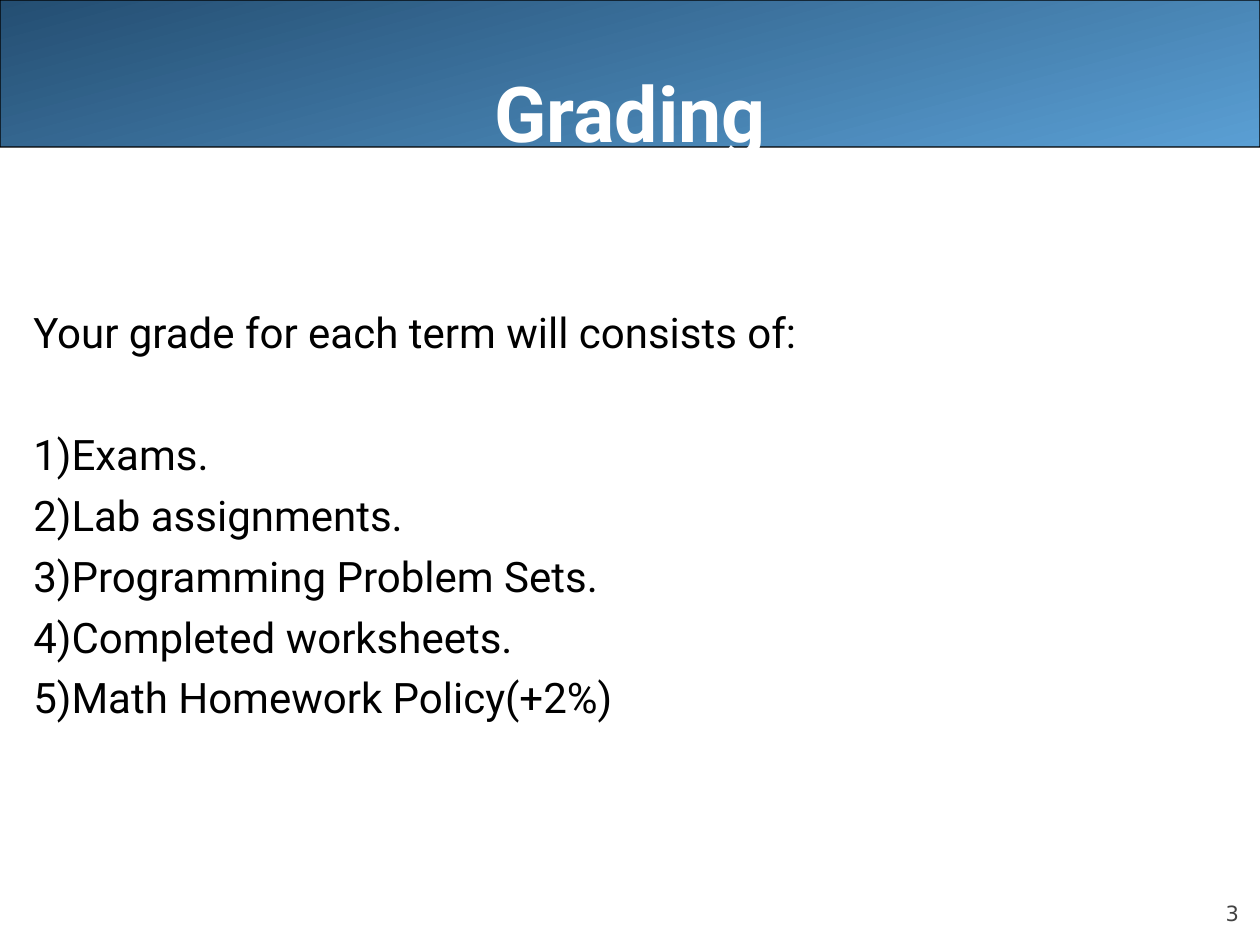
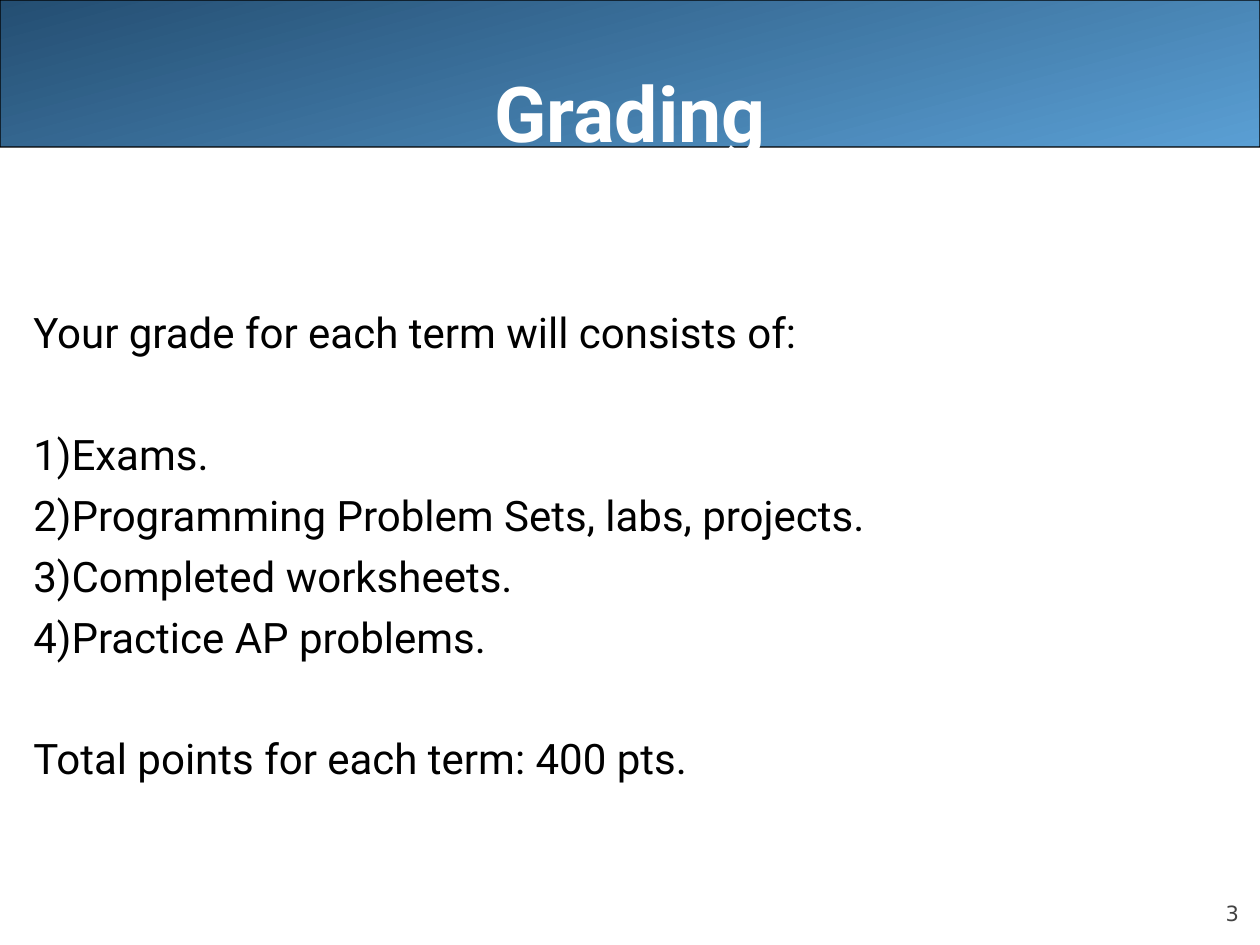
Before and after one commit to LongBaoNguyen/longbaonguyen.github.io, a slide deck: slide 3 of courses/apcsp/lecture0_Intro.ppt. Drawn at 1260x945 pixels with LibreOffice and Linux fonts; fonts in the diff are those of the drawing. Boxes give left, top, right and bottom in pixels: in the first picture for what was removed or moved away, otherwise in the second. Text is boxed around its words. In the diff, an @@ line names an element or a change of style, - is before the commit and + after.

```diff
--- a/courses/apcsp/lecture0_Intro.ppt
+++ b/courses/apcsp/lecture0_Intro.ppt
@@ text at (33,497,864,541): text changed @@
-2) Lab assignments.
-3) Programming Problem Sets.
+2) Programming Problem Sets, labs, projects.
@@ text at (33,619,687,783): text changed @@
-5) Math Homework Policy(+2%)
+4) Practice AP problems.
+Total points for each term: 400 pts.
```
Also in this commit, not shown: 4 other slides changed, 1 slide added, 2 slides removed, 5 other files.
